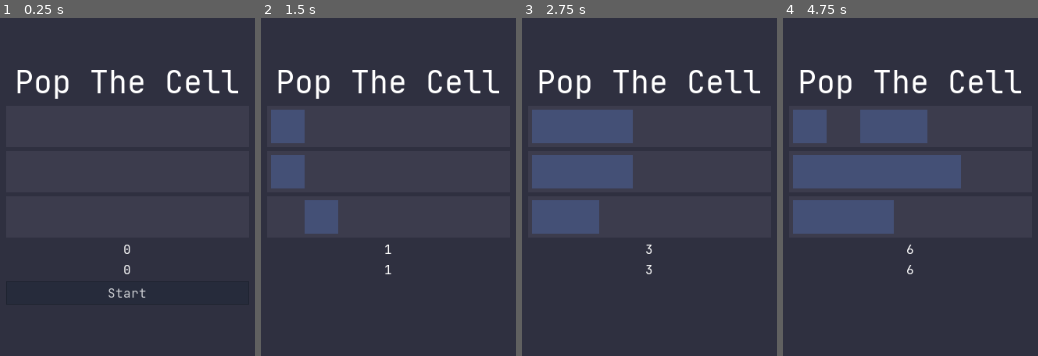
Above: before the commit, frames 1-4 (left to right).
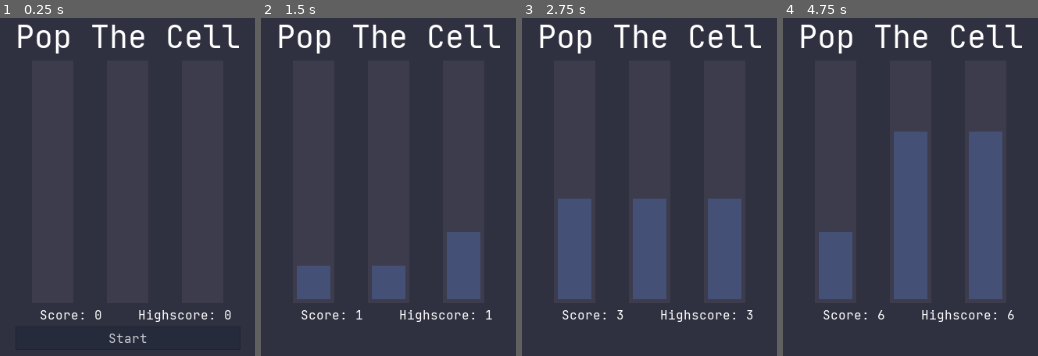
Above: after the commit, the same moments.

Repository: BlockOG/Pop-The-Cell-Godot
Game: Godot game, scene res://Pop The Cell.tscn
Two runs of this game, one before a commit and one after it. Both use one fixed random seed, a clock stepped at 60 frames per second and the inputs below.
Inputs (mouse positions are in pixels of both pictures, inside the frame that each line leads up to; where the layout moved, square brackets give the same spot in the first picture):
- Up to frame 1 (0.25 s): no input
- Up to frame 2 (1.5 s): click "Start" at 0.5 s; click (289, 217) at 1.27 s
- Up to frame 3 (2.75 s): click (575, 180) [649, 126] at 2 s
- Up to frame 4 (4.75 s): click (836, 214) at 2.77 s; click (836, 247) at 3.52 s; click (844, 126) at 4.27 s

The runs differ from the first frame. In frame 1, 5.0% of the frame differs, in the area x 6-94%, y 1-97%; in frame 2, 14%; in frame 3, 24%; in frame 4, 31%, in the area x 3-94%, y 1-90%.

Commit message:
Added sound, made it vertical and added android build

Diff:
--- a/Pop The Cell.gd
+++ b/Pop The Cell.gd
@@ -1,13 +1,16 @@
 extends Control
 
+# The only sound :)
+onready var sound = preload("res://break.wav")
+
 # Labels
-onready var scoreLabel = get_node("CenterContainer/VBoxContainer/Score")
-onready var highScoreLabel = get_node("CenterContainer/VBoxContainer/Highscore")
+onready var scoreLabel = get_node("CenterContainer/VBoxContainer/Scores/Score")
+onready var highScoreLabel = get_node("CenterContainer/VBoxContainer/Scores/Highscore")
 
 # Progress buttons
-onready var buttons1 = get_node("CenterContainer/VBoxContainer/VBoxContainer/ProgressBar/Margin/Horizontal")
-onready var buttons2 = get_node("CenterContainer/VBoxContainer/VBoxContainer/ProgressBar2/Margin/Horizontal")
-onready var buttons3 = get_node("CenterContainer/VBoxContainer/VBoxContainer/ProgressBar3/Margin/Horizontal")
+onready var buttons1 = get_node("CenterContainer/VBoxContainer/Vertical/ProgressBar/Margin/Vertical")
+onready var buttons2 = get_node("CenterContainer/VBoxContainer/Vertical/ProgressBar2/Margin/Vertical")
+onready var buttons3 = get_node("CenterContainer/VBoxContainer/Vertical/ProgressBar3/Margin/Vertical")
 
 # (Re)Start button
 onready var reStartButton = get_node("CenterContainer/VBoxContainer/(Re)Start")
@@ -16,18 +19,12 @@
 var score = 0
 var highscore = score
 
-# Create the variables for "time" management
-var timer = null
+# Create the tick var
 var tick = 0
-var started = false
-
-# Create progresses
-var progress1 = [false,false,false,false,false,false,false]
-var progress2 = [false,false,false,false,false,false,false]
-var progress3 = [false,false,false,false,false,false,false]
 
 
 func _ready():
+	# Connect all the buttons
 	for i in range(7):
 		buttons1.get_child(i).connect("pressed", self, "_on_1_pressed", [i])
 		buttons2.get_child(i).connect("pressed", self, "_on_2_pressed", [i])
@@ -36,16 +33,26 @@
 
 func create_timer():
 	# Set global script variable so I can remove it later
-	timer = Timer.new()
+	var timer = Timer.new()
 
 	# Set timer settings and connect it
 	timer.wait_time = 0.2
 	timer.one_shot = true
-	timer.connect("timeout", self, "_on_Timer_timeout")
+	timer.connect("timeout", self, "_on_Timer_timeout", [timer])
 
 	# Add time and start it
 	get_parent().add_child(timer)
 	timer.start()
+
+func create_sound():
+	var a = AudioStreamPlayer.new()
+	a.autoplay = true
+	a.stream = sound
+	a.connect("finished", self, "_on_Audio_finished", [a])
+	get_parent().add_child(a)
+
+func _on_Audio_finished(audio):
+	get_parent().remove_child(audio)
 
 
 func _on_ReStart_pressed():
@@ -53,41 +60,33 @@
 	tick = 0
 	score = 0
 	for i in range(7):
-		progress1[i] = false
-		progress2[i] = false
-		progress3[i] = false
+		buttons1.get_child(i).disabled = true
+		buttons2.get_child(i).disabled = true
+		buttons3.get_child(i).disabled = true
 
 	# Start the ticks
 	create_timer()
 
-	# Set the started var to true and make the (Re)Start button invisible
-	# and set it's text to Restart
-	started = true
+	# Make the (Re)Start button invisible and set it's text to Restart
 	reStartButton.disabled = true
 	reStartButton.modulate.a = 0
 	reStartButton.text = "Restart"
 
 
-func do_random_add(progress):
+func do_random_add(buttons):
 	# There's a 1/4 chance that one button is going to be added
 	if (randi() % 4) == 0:
-		for i in range(7):
-			if !progress[i]:
-				progress[i] = true
+		for i in range(6, -1, -1):
+			print(i)
+			if buttons.get_child(i).disabled:
+				buttons.get_child(i).disabled = false
 				break
-		if progress[6]: return [[true,true,true,true,true,true,true], true]
+		if !buttons.get_child(0).disabled: return true
 
-	return [progress, false]
-
-func three_random_add(p1, p2, p3):
-	# Do the previous func with all 3 progresses
-	var a = do_random_add(p1)
-	var b = do_random_add(p2)
-	var c = do_random_add(p3)
-	return [a[0], b[0], c[0], a[1] or b[1] or c[1]]
+	return false
 
 
-func _on_Timer_timeout():
+func _on_Timer_timeout(timer):
 	# Ticks update every fifth of a second
 	tick += 1
 	get_parent().remove_child(timer)
@@ -96,15 +95,9 @@
 	if tick % 3 == 0:
 		score += 1
 
-	# Do the random addition to the button lengths
-	var a = three_random_add(progress1, progress2, progress3)
-	progress1 = a[0]
-	progress2 = a[1]
-	progress3 = a[2]
-	# Check if any button has a score bigger or equal to 7
-	# If so stop the game and show the restart button
-	if a[3]:
-		started = false
+	# Do the random addition to the button lengths, if any button has
+	# a score bigger or equal to 7, stop the game and show the restart button
+	if do_random_add(buttons1) or do_random_add(buttons2) or do_random_add(buttons3):
 		reStartButton.disabled = false
 		reStartButton.modulate.a = 1
 		return
@@ -115,26 +108,20 @@
 
 func _process(_delta):
 	# Set score label
-	scoreLabel.text = str(score)
+	scoreLabel.text = "Score: " + str(score)
 
 	# Set highscore and label
 	if score > highscore: highscore = score
-	highScoreLabel.text = str(highscore)
-
-	# Sync the progresses
-	for i in range(7):
-		buttons1.get_child(i).disabled = !progress1[i]
-		buttons2.get_child(i).disabled = !progress2[i]
-		buttons3.get_child(i).disabled = !progress3[i]
+	highScoreLabel.text = "Highscore: " + str(highscore)
 
 
-func do_button(progress, i):
-	if started:
-		progress[i] = false
-	return progress
+func do_button(buttons, i):
+	if reStartButton.disabled:
+		buttons.get_child(i).disabled = true
+		create_sound()
 
 
 # Subtract 1 from the buttons if the game is started
-func _on_1_pressed(i): progress1 = do_button(progress1, i)
-func _on_2_pressed(i): progress2 = do_button(progress2, i)
-func _on_3_pressed(i): progress3 = do_button(progress3, i)
+func _on_1_pressed(i): do_button(buttons1, i)
+func _on_2_pressed(i): do_button(buttons2, i)
+func _on_3_pressed(i): do_button(buttons3, i)
--- a/Pop The Cell.tscn
+++ b/Pop The Cell.tscn
@@ -117,31 +117,33 @@
 anchor_bottom = 1.0
 
 [node name="VBoxContainer" type="VBoxContainer" parent="CenterContainer"]
-margin_left = 356.0
-margin_top = 144.0
-margin_right = 667.0
-margin_bottom = 456.0
+margin_left = 368.0
+margin_top = 86.0
+margin_right = 656.0
+margin_bottom = 514.0
 
 [node name="Name" type="Label" parent="CenterContainer/VBoxContainer"]
-margin_right = 311.0
+margin_right = 288.0
 margin_bottom = 53.0
 custom_fonts/font = SubResource( 2 )
 text = "Pop The Cell"
 align = 1
 
-[node name="VBoxContainer" type="VBoxContainer" parent="CenterContainer/VBoxContainer"]
+[node name="Vertical" type="HBoxContainer" parent="CenterContainer/VBoxContainer"]
 margin_top = 57.0
-margin_right = 311.0
-margin_bottom = 226.0
+margin_right = 288.0
+margin_bottom = 368.0
 theme = SubResource( 27 )
-custom_constants/separation = 5
-
-[node name="ProgressBar" type="Panel" parent="CenterContainer/VBoxContainer/VBoxContainer"]
-margin_right = 311.0
-margin_bottom = 53.0
-rect_min_size = Vector2( 311, 53 )
-
-[node name="Margin" type="MarginContainer" parent="CenterContainer/VBoxContainer/VBoxContainer/ProgressBar"]
+custom_constants/separation = 43
+alignment = 1
+
+[node name="ProgressBar" type="Panel" parent="CenterContainer/VBoxContainer/Vertical"]
+margin_left = 21.0
+margin_right = 74.0
+margin_bottom = 311.0
+rect_min_size = Vector2( 53, 311 )
+
+[node name="Margin" type="MarginContainer" parent="CenterContainer/VBoxContainer/Vertical/ProgressBar"]
 anchor_right = 1.0
 anchor_bottom = 1.0
 margin_left = 5.0
@@ -149,66 +151,66 @@
 margin_right = -5.0
 margin_bottom = -5.0
 
-[node name="Horizontal" type="HBoxContainer" parent="CenterContainer/VBoxContainer/VBoxContainer/ProgressBar/Margin"]
-margin_right = 301.0
+[node name="Vertical" type="VBoxContainer" parent="CenterContainer/VBoxContainer/Vertical/ProgressBar/Margin"]
+margin_right = 43.0
+margin_bottom = 301.0
+custom_constants/separation = 0
+
+[node name="Button" type="Button" parent="CenterContainer/VBoxContainer/Vertical/ProgressBar/Margin/Vertical"]
+margin_right = 43.0
 margin_bottom = 43.0
-custom_constants/separation = 0
-
-[node name="Button" type="Button" parent="CenterContainer/VBoxContainer/VBoxContainer/ProgressBar/Margin/Horizontal"]
-margin_right = 43.0
-margin_bottom = 43.0
-size_flags_horizontal = 3
-disabled = true
-
-[node name="Button2" type="Button" parent="CenterContainer/VBoxContainer/VBoxContainer/ProgressBar/Margin/Horizontal"]
-margin_left = 43.0
-margin_right = 86.0
-margin_bottom = 43.0
-size_flags_horizontal = 3
-disabled = true
-
-[node name="Button3" type="Button" parent="CenterContainer/VBoxContainer/VBoxContainer/ProgressBar/Margin/Horizontal"]
-margin_left = 86.0
-margin_right = 129.0
-margin_bottom = 43.0
-size_flags_horizontal = 3
-disabled = true
-
-[node name="Button4" type="Button" parent="CenterContainer/VBoxContainer/VBoxContainer/ProgressBar/Margin/Horizontal"]
-margin_left = 129.0
-margin_right = 172.0
-margin_bottom = 43.0
-size_flags_horizontal = 3
-disabled = true
-
-[node name="Button5" type="Button" parent="CenterContainer/VBoxContainer/VBoxContainer/ProgressBar/Margin/Horizontal"]
-margin_left = 172.0
-margin_right = 215.0
-margin_bottom = 43.0
-size_flags_horizontal = 3
-disabled = true
-
-[node name="Button6" type="Button" parent="CenterContainer/VBoxContainer/VBoxContainer/ProgressBar/Margin/Horizontal"]
-margin_left = 215.0
-margin_right = 258.0
-margin_bottom = 43.0
-size_flags_horizontal = 3
-disabled = true
-
-[node name="Button7" type="Button" parent="CenterContainer/VBoxContainer/VBoxContainer/ProgressBar/Margin/Horizontal"]
-margin_left = 258.0
-margin_right = 301.0
-margin_bottom = 43.0
-size_flags_horizontal = 3
-disabled = true
-
-[node name="ProgressBar2" type="Panel" parent="CenterContainer/VBoxContainer/VBoxContainer"]
-margin_top = 58.0
-margin_right = 311.0
-margin_bottom = 111.0
-rect_min_size = Vector2( 311, 53 )
-
-[node name="Margin" type="MarginContainer" parent="CenterContainer/VBoxContainer/VBoxContainer/ProgressBar2"]
+size_flags_vertical = 3
+disabled = true
+
+[node name="Button2" type="Button" parent="CenterContainer/VBoxContainer/Vertical/ProgressBar/Margin/Vertical"]
+margin_top = 43.0
+margin_right = 43.0
+margin_bottom = 86.0
+size_flags_vertical = 3
+disabled = true
+
+[node name="Button3" type="Button" parent="CenterContainer/VBoxContainer/Vertical/ProgressBar/Margin/Vertical"]
+margin_top = 86.0
+margin_right = 43.0
+margin_bottom = 129.0
+size_flags_vertical = 3
+disabled = true
+
+[node name="Button4" type="Button" parent="CenterContainer/VBoxContainer/Vertical/ProgressBar/Margin/Vertical"]
+margin_top = 129.0
+margin_right = 43.0
+margin_bottom = 172.0
+size_flags_vertical = 3
+disabled = true
+
+[node name="Button5" type="Button" parent="CenterContainer/VBoxContainer/Vertical/ProgressBar/Margin/Vertical"]
+margin_top = 172.0
+margin_right = 43.0
+margin_bottom = 215.0
+size_flags_vertical = 3
+disabled = true
+
+[node name="Button6" type="Button" parent="CenterContainer/VBoxContainer/Vertical/ProgressBar/Margin/Vertical"]
+margin_top = 215.0
+margin_right = 43.0
+margin_bottom = 258.0
+size_flags_vertical = 3
+disabled = true
+
+[node name="Button7" type="Button" parent="CenterContainer/VBoxContainer/Vertical/ProgressBar/Margin/Vertical"]
+margin_top = 258.0
+margin_right = 43.0
+margin_bottom = 301.0
+size_flags_vertical = 3
+disabled = true
+
+[node name="ProgressBar2" type="Panel" parent="CenterContainer/VBoxContainer/Vertical"]
+margin_left = 117.0
+margin_right = 170.0
+margin_bottom = 311.0
+rect_min_size = Vector2( 53, 311 )
+
+[node name="Margin" type="MarginContainer" parent="CenterContainer/VBoxContainer/Vertical/ProgressBar2"]
 anchor_right = 1.0
 anchor_bottom = 1.0
 margin_left = 5.0
@@ -216,66 +218,66 @@
 margin_right = -5.0
 margin_bottom = -5.0
 
-[node name="Horizontal" type="HBoxContainer" parent="CenterContainer/VBoxContainer/VBoxContainer/ProgressBar2/Margin"]
-margin_right = 301.0
+[node name="Vertical" type="VBoxContainer" parent="CenterContainer/VBoxContainer/Vertical/ProgressBar2/Margin"]
+margin_right = 43.0
+margin_bottom = 301.0
+custom_constants/separation = 0
+
+[node name="Button" type="Button" parent="CenterContainer/VBoxContainer/Vertical/ProgressBar2/Margin/Vertical"]
+margin_right = 43.0
 margin_bottom = 43.0
-custom_constants/separation = 0
-
-[node name="Button" type="Button" parent="CenterContainer/VBoxContainer/VBoxContainer/ProgressBar2/Margin/Horizontal"]
-margin_right = 43.0
-margin_bottom = 43.0
-size_flags_horizontal = 3
-disabled = true
-
-[node name="Button2" type="Button" parent="CenterContainer/VBoxContainer/VBoxContainer/ProgressBar2/Margin/Horizontal"]
-margin_left = 43.0
-margin_right = 86.0
-margin_bottom = 43.0
-size_flags_horizontal = 3
-disabled = true
-
-[node name="Button3" type="Button" parent="CenterContainer/VBoxContainer/VBoxContainer/ProgressBar2/Margin/Horizontal"]
-margin_left = 86.0
-margin_right = 129.0
-margin_bottom = 43.0
-size_flags_horizontal = 3
-disabled = true
-
-[node name="Button4" type="Button" parent="CenterContainer/VBoxContainer/VBoxContainer/ProgressBar2/Margin/Horizontal"]
-margin_left = 129.0
-margin_right = 172.0
-margin_bottom = 43.0
-size_flags_horizontal = 3
-disabled = true
-
-[node name="Button5" type="Button" parent="CenterContainer/VBoxContainer/VBoxContainer/ProgressBar2/Margin/Horizontal"]
-margin_left = 172.0
-margin_right = 215.0
-margin_bottom = 43.0
-size_flags_horizontal = 3
-disabled = true
-
-[node name="Button6" type="Button" parent="CenterContainer/VBoxContainer/VBoxContainer/ProgressBar2/Margin/Horizontal"]
-margin_left = 215.0
-margin_right = 258.0
-margin_bottom = 43.0
-size_flags_horizontal = 3
-disabled = true
-
-[node name="Button7" type="Button" parent="CenterContainer/VBoxContainer/VBoxContainer/ProgressBar2/Margin/Horizontal"]
-margin_left = 258.0
-margin_right = 301.0
-margin_bottom = 43.0
-size_flags_horizontal = 3
-disabled = true
-
-[node name="ProgressBar3" type="Panel" parent="CenterContainer/VBoxContainer/VBoxContainer"]
-margin_top = 116.0
-margin_right = 311.0
-margin_bottom = 169.0
-rect_min_size = Vector2( 311, 53 )
-
-[node name="Margin" type="MarginContainer" parent="CenterContainer/VBoxContainer/VBoxContainer/ProgressBar3"]
+size_flags_vertical = 3
+disabled = true
+
+[node name="Button2" type="Button" parent="CenterContainer/VBoxContainer/Vertical/ProgressBar2/Margin/Vertical"]
+margin_top = 43.0
+margin_right = 43.0
+margin_bottom = 86.0
+size_flags_vertical = 3
+disabled = true
+
+[node name="Button3" type="Button" parent="CenterContainer/VBoxContainer/Vertical/ProgressBar2/Margin/Vertical"]
+margin_top = 86.0
+margin_right = 43.0
+margin_bottom = 129.0
+size_flags_vertical = 3
+disabled = true
+
+[node name="Button4" type="Button" parent="CenterContainer/VBoxContainer/Vertical/ProgressBar2/Margin/Vertical"]
+margin_top = 129.0
+margin_right = 43.0
+margin_bottom = 172.0
+size_flags_vertical = 3
+disabled = true
+
+[node name="Button5" type="Button" parent="CenterContainer/VBoxContainer/Vertical/ProgressBar2/Margin/Vertical"]
+margin_top = 172.0
+margin_right = 43.0
+margin_bottom = 215.0
+size_flags_vertical = 3
+disabled = true
+
+[node name="Button6" type="Button" parent="CenterContainer/VBoxContainer/Vertical/ProgressBar2/Margin/Vertical"]
+margin_top = 215.0
+margin_right = 43.0
+margin_bottom = 258.0
+size_flags_vertical = 3
+disabled = true
+
+[node name="Button7" type="Button" parent="CenterContainer/VBoxContainer/Vertical/ProgressBar2/Margin/Vertical"]
+margin_top = 258.0
+margin_right = 43.0
+margin_bottom = 301.0
+size_flags_vertical = 3
+disabled = true
+
+[node name="ProgressBar3" type="Panel" parent="CenterContainer/VBoxContainer/Vertical"]
+margin_left = 213.0
+margin_right = 266.0
+margin_bottom = 311.0
+rect_min_size = Vector2( 53, 311 )
+
+[node name="Margin" type="MarginContainer" parent="CenterContainer/VBoxContainer/Vertical/ProgressBar3"]
 anchor_right = 1.0
 anchor_bottom = 1.0
 margin_left = 5.0
@@ -283,79 +285,86 @@
 margin_right = -5.0
 margin_bottom = -5.0
 
-[node name="Horizontal" type="HBoxContainer" parent="CenterContainer/VBoxContainer/VBoxContainer/ProgressBar3/Margin"]
-margin_right = 301.0
+[node name="Vertical" type="VBoxContainer" parent="CenterContainer/VBoxContainer/Vertical/ProgressBar3/Margin"]
+margin_right = 43.0
+margin_bottom = 301.0
+custom_constants/separation = 0
+
+[node name="Button" type="Button" parent="CenterContainer/VBoxContainer/Vertical/ProgressBar3/Margin/Vertical"]
+margin_right = 43.0
 margin_bottom = 43.0
-custom_constants/separation = 0
-
-[node name="Button" type="Button" parent="CenterContainer/VBoxContainer/VBoxContainer/ProgressBar3/Margin/Horizontal"]
-margin_right = 43.0
-margin_bottom = 43.0
+size_flags_vertical = 3
+disabled = true
+
+[node name="Button2" type="Button" parent="CenterContainer/VBoxContainer/Vertical/ProgressBar3/Margin/Vertical"]
+margin_top = 43.0
+margin_right = 43.0
+margin_bottom = 86.0
+size_flags_vertical = 3
+disabled = true
+
+[node name="Button3" type="Button" parent="CenterContainer/VBoxContainer/Vertical/ProgressBar3/Margin/Vertical"]
+margin_top = 86.0
+margin_right = 43.0
+margin_bottom = 129.0
+size_flags_vertical = 3
+disabled = true
+
+[node name="Button4" type="Button" parent="CenterContainer/VBoxContainer/Vertical/ProgressBar3/Margin/Vertical"]
+margin_top = 129.0
+margin_right = 43.0
+margin_bottom = 172.0
+size_flags_vertical = 3
+disabled = true
+
+[node name="Button5" type="Button" parent="CenterContainer/VBoxContainer/Vertical/ProgressBar3/Margin/Vertical"]
+margin_top = 172.0
+margin_right = 43.0
+margin_bottom = 215.0
+size_flags_vertical = 3
+disabled = true
+
+[node name="Button6" type="Button" parent="CenterContainer/VBoxContainer/Vertical/ProgressBar3/Margin/Vertical"]
+margin_top = 215.0
+margin_right = 43.0
+margin_bottom = 258.0
+size_flags_vertical = 3
+disabled = true
+
+[node name="Button7" type="Button" parent="CenterContainer/VBoxContainer/Vertical/ProgressBar3/Margin/Vertical"]
+margin_top = 258.0
+margin_right = 43.0
+margin_bottom = 301.0
+size_flags_vertical = 3
+disabled = true
+
+[node name="Scores" type="HBoxContainer" parent="CenterContainer/VBoxContainer"]
+margin_top = 372.0
+margin_right = 288.0
+margin_bottom = 394.0
+alignment = 1
+
+[node name="Score" type="Label" parent="CenterContainer/VBoxContainer/Scores"]
+margin_right = 142.0
+margin_bottom = 22.0
 size_flags_horizontal = 3
-disabled = true
-
-[node name="Button2" type="Button" parent="CenterContainer/VBoxContainer/VBoxContainer/ProgressBar3/Margin/Horizontal"]
-margin_left = 43.0
-margin_right = 86.0
-margin_bottom = 43.0
+custom_fonts/font = SubResource( 10 )
+text = "Score: 0"
+align = 1
+
+[node name="Highscore" type="Label" parent="CenterContainer/VBoxContainer/Scores"]
+margin_left = 146.0
+margin_right = 288.0
+margin_bottom = 22.0
 size_flags_horizontal = 3
-disabled = true
-
-[node name="Button3" type="Button" parent="CenterContainer/VBoxContainer/VBoxContainer/ProgressBar3/Margin/Horizontal"]
-margin_left = 86.0
-margin_right = 129.0
-margin_bottom = 43.0
-size_flags_horizontal = 3
-disabled = true
-
-[node name="Button4" type="Button" parent="CenterContainer/VBoxContainer/VBoxContainer/ProgressBar3/Margin/Horizontal"]
-margin_left = 129.0
-margin_right = 172.0
-margin_bottom = 43.0
-size_flags_horizontal = 3
-disabled = true
-
-[node name="Button5" type="Button" parent="CenterContainer/VBoxContainer/VBoxContainer/ProgressBar3/Margin/Horizontal"]
-margin_left = 172.0
-margin_right = 215.0
-margin_bottom = 43.0
-size_flags_horizontal = 3
-disabled = true
-
-[node name="Button6" type="Button" parent="CenterContainer/VBoxContainer/VBoxContainer/ProgressBar3/Margin/Horizontal"]
-margin_left = 215.0
-margin_right = 258.0
-margin_bottom = 43.0
-size_flags_horizontal = 3
-disabled = true
-
-[node name="Button7" type="Button" parent="CenterContainer/VBoxContainer/VBoxContainer/ProgressBar3/Margin/Horizontal"]
-margin_left = 258.0
-margin_right = 301.0
-margin_bottom = 43.0
-size_flags_horizontal = 3
-disabled = true
-
-[node name="Score" type="Label" parent="CenterContainer/VBoxContainer"]
-margin_top = 230.0
-margin_right = 311.0
-margin_bottom = 252.0
 custom_fonts/font = SubResource( 10 )
-text = "0"
+text = "Highscore: 0"
 align = 1
 
-[node name="Highscore" type="Label" parent="CenterContainer/VBoxContainer"]
-margin_top = 256.0
-margin_right = 311.0
-margin_bottom = 278.0
-custom_fonts/font = SubResource( 10 )
-text = "0"
-align = 1
-
 [node name="(Re)Start" type="Button" parent="CenterContainer/VBoxContainer"]
-margin_top = 282.0
-margin_right = 311.0
-margin_bottom = 312.0
+margin_top = 398.0
+margin_right = 288.0
+margin_bottom = 428.0
 theme = SubResource( 18 )
 text = "Start"
 
Not shown, added: break.wav.import
Not shown, removed: .github/workflows/main.yml
Not shown, changed: .gitignore
Not shown, added: break.wav
